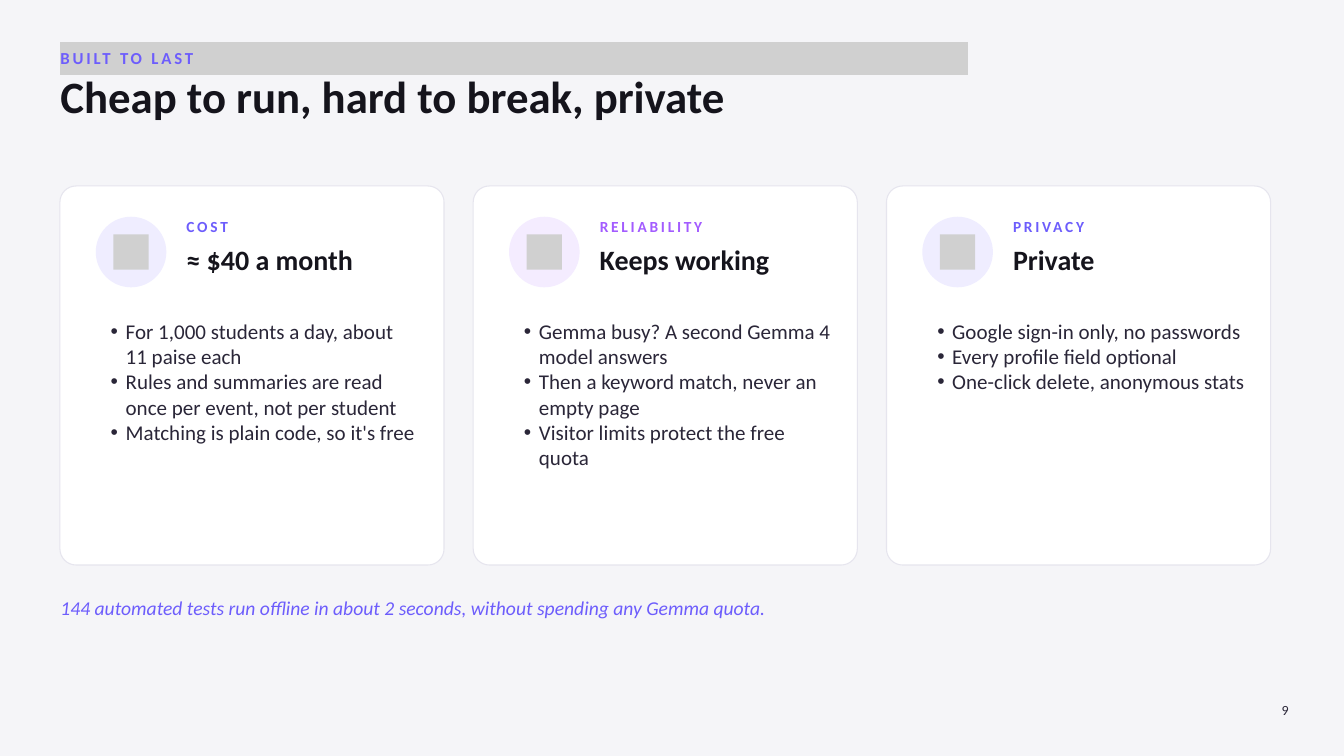
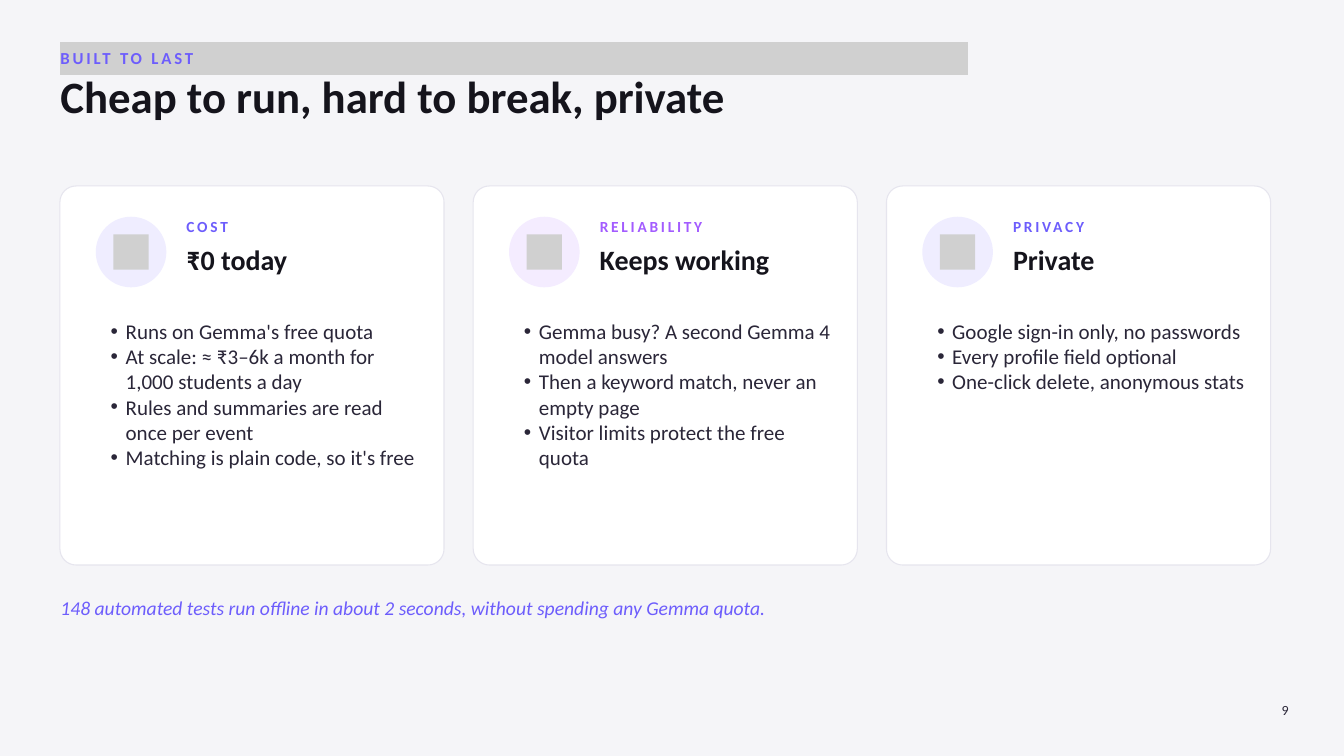
Before and after one commit to DivyanshBhandary/HackFindr, a slide deck: slide 9 of docs/HackFindr_presentation.pptx. Drawn at 1344x756 pixels with LibreOffice and Linux fonts; fonts in the diff are those of the drawing; grey boxes stand for pictures. Boxes give left, top, right and bottom in pixels: in the first picture for what was removed or moved away, otherwise in the second. Text is boxed around its words. In the diff, an @@ line names an element or a change of style, - is before the commit and + after.

```diff
--- a/docs/HackFindr_presentation.pptx
+++ b/docs/HackFindr_presentation.pptx
@@ text at (x1=186, y1=250, x2=287, y2=275): text changed @@
-≈ $40 a month
+₹0 today
@@ text at (x1=126, y1=324, x2=383, y2=444): text changed @@
-  • For 1,000 students a day, about 11 paise each
-  • Rules and summaries are read once per event, not per student
+  • Runs on Gemma's free quota
+  • At scale: ≈ ₹3–6k a month for 1,000 students a day
+  • Rules and summaries are read once per event
@@ text at (x1=60, y1=601, x2=766, y2=619): text changed @@
-144 automated tests run offline in about 2 seconds, without spending any Gemma quota.
+148 automated tests run offline in about 2 seconds, without spending any Gemma quota.
```
Also in this commit, not shown: 1 other slide changed.
